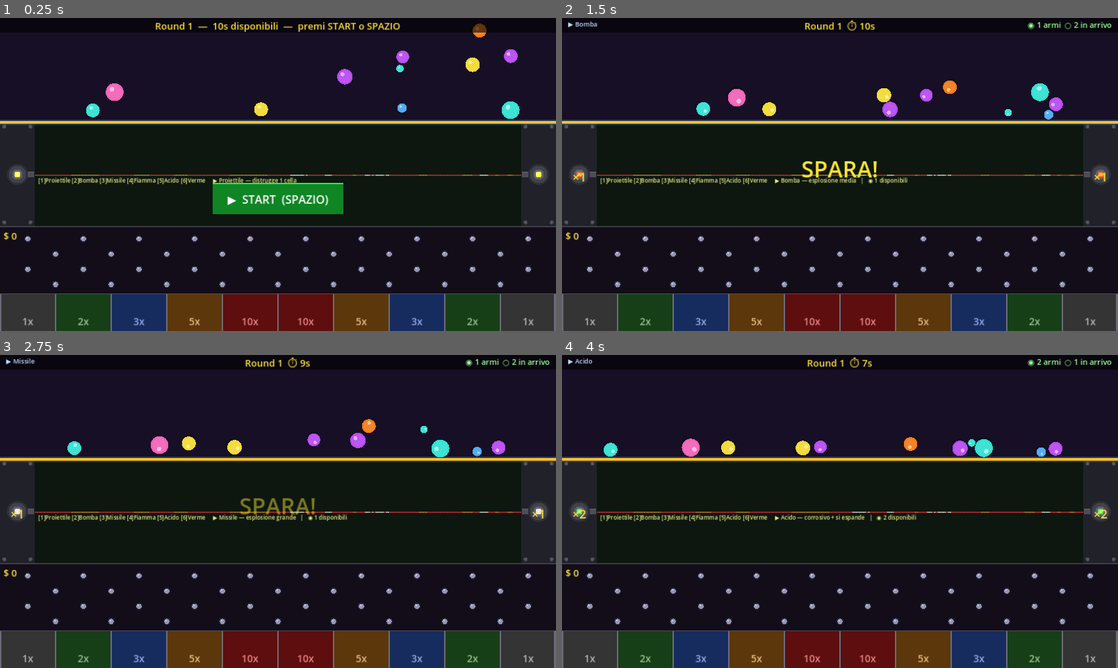
Above: before the commit, frames 1-4 (two rows, left to right).
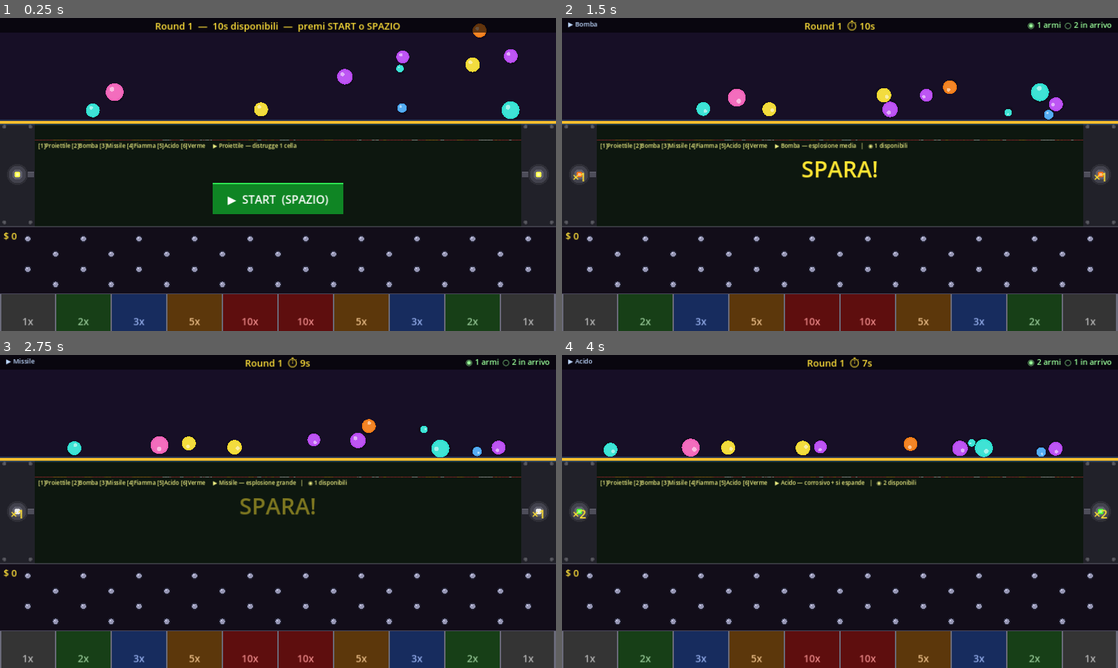
Above: after the commit, the same moments.

Repository: tanapox/TravelCalculator
Game: Godot game, scene res://scenes/Main.tscn
The game is run twice, just before and just after one commit, with the same random seed, the same clock (stepped at 60 frames per second) and the same inputs.
Inputs (mouse positions are in pixels of both pictures, inside the frame that each line leads up to):
- Up to frame 1 (0.25 s): no input
- Up to frame 2 (1.5 s): tap Enter at 0.5 s; move the mouse to (962, 158) at 0.52 s; tap 1 at 0.6 s; click (962, 158) at 0.67 s; tap Space at 0.77 s; move the mouse to (728, 190) at 1.27 s; tap 2 at 1.35 s; click (728, 190) at 1.42 s
- Up to frame 3 (2.75 s): tap Space at 1.52 s; move the mouse to (333, 442) at 2.02 s; tap 3 at 2.1 s; click (333, 442) at 2.17 s
- Up to frame 4 (4 s): move the mouse to (812, 574) at 2.77 s; tap 4 at 2.85 s; click (812, 574) at 2.92 s; tap Space at 3.02, 3.77 s; move the mouse to (1006, 558) at 3.52 s; tap 5 at 3.6 s; click (1006, 558) at 3.67 s

The runs differ from the first frame. In frame 1, 1.7% of the frame differs, in the area x 6-94%, y 38-54%; in frame 2, 1.8%; in frame 3, 1.9%; in frame 4, 1.8%.

Commit message:
Support up to 100 terrain rows
- CELL: 4 → 2px so 100 rows fit in 200px (within 240px area)
- TERRAIN_Y: 120 → 40 (240 - 100*2 = 40px top margin)
- COLS auto-updates to 560 (from 280)
- levels.cfg: rows = 100, terrain_rows l1=1..l100=100

Co-Authored-By: Claude Sonnet 4.6 <noreply@anthropic.com>
Claude-Session: https://claude.ai/code/session_01QzGJouKABdY15psrR5EvZo

Diff:
--- a/data/levels.cfg
+++ b/data/levels.cfg
@@ -4,14 +4,14 @@
 [terrain]
 
 ; Numero massimo assoluto di righe (dimensione dell'array).
-; Con CELL=4px e TERRAIN_Y=120: max fisico = (240-120)/4 = 30 righe.
-rows = 30
+; Con CELL=2px e TERRAIN_Y=40: max fisico = (240-40)/2 = 100 righe.
+rows = 100
 
 [terrain_rows]
 
-; Righe di terreno distruttibile disponibili per ogni livello.
-; Livelli 1-30: crescono di 1 per livello. Livelli 31-100: capped a 30.
-; ── Livelli 1-10 ──────────────────────────────────────────────────────────────
+; Righe di terreno distruttibile disponibili per ogni round.
+; L'indice del round viene usato come chiave: round 1 → l1, round 50 → l50, ecc.
+; ── Round 1-10 ────────────────────────────────────────────────────────────────
 l1   = 1
 l2   = 2
 l3   = 3
@@ -22,7 +22,7 @@
 l8   = 8
 l9   = 9
 l10  = 10
-; ── Livelli 11-20 ─────────────────────────────────────────────────────────────
+; ── Round 11-20 ───────────────────────────────────────────────────────────────
 l11  = 11
 l12  = 12
 l13  = 13
@@ -33,7 +33,7 @@
 l18  = 18
 l19  = 19
 l20  = 20
-; ── Livelli 21-30 ─────────────────────────────────────────────────────────────
+; ── Round 21-30 ───────────────────────────────────────────────────────────────
 l21  = 21
 l22  = 22
 l23  = 23
@@ -44,77 +44,83 @@
 l28  = 28
 l29  = 29
 l30  = 30
-; ── Livelli 31-100: cap a 30 ──────────────────────────────────────────────────
-l31  = 30
-l32  = 30
-l33  = 30
-l34  = 30
-l35  = 30
-l36  = 30
-l37  = 30
-l38  = 30
-l39  = 30
-l40  = 30
-l41  = 30
-l42  = 30
-l43  = 30
-l44  = 30
-l45  = 30
-l46  = 30
-l47  = 30
-l48  = 30
-l49  = 30
-l50  = 30
-l51  = 30
-l52  = 30
-l53  = 30
-l54  = 30
-l55  = 30
-l56  = 30
-l57  = 30
-l58  = 30
-l59  = 30
-l60  = 30
-l61  = 30
-l62  = 30
-l63  = 30
-l64  = 30
-l65  = 30
-l66  = 30
-l67  = 30
-l68  = 30
-l69  = 30
-l70  = 30
-l71  = 30
-l72  = 30
-l73  = 30
-l74  = 30
-l75  = 30
-l76  = 30
-l77  = 30
-l78  = 30
-l79  = 30
-l80  = 30
-l81  = 30
-l82  = 30
-l83  = 30
-l84  = 30
-l85  = 30
-l86  = 30
-l87  = 30
-l88  = 30
-l89  = 30
-l90  = 30
-l91  = 30
-l92  = 30
-l93  = 30
-l94  = 30
-l95  = 30
-l96  = 30
-l97  = 30
-l98  = 30
-l99  = 30
-l100 = 30
+; ── Round 31-40 ───────────────────────────────────────────────────────────────
+l31  = 31
+l32  = 32
+l33  = 33
+l34  = 34
+l35  = 35
+l36  = 36
+l37  = 37
+l38  = 38
+l39  = 39
+l40  = 40
+; ── Round 41-50 ───────────────────────────────────────────────────────────────
+l41  = 41
+l42  = 42
+l43  = 43
+l44  = 44
+l45  = 45
+l46  = 46
+l47  = 47
+l48  = 48
+l49  = 49
+l50  = 50
+; ── Round 51-60 ───────────────────────────────────────────────────────────────
+l51  = 51
+l52  = 52
+l53  = 53
+l54  = 54
+l55  = 55
+l56  = 56
+l57  = 57
+l58  = 58
+l59  = 59
+l60  = 60
+; ── Round 61-70 ───────────────────────────────────────────────────────────────
+l61  = 61
+l62  = 62
+l63  = 63
+l64  = 64
+l65  = 65
+l66  = 66
+l67  = 67
+l68  = 68
+l69  = 69
+l70  = 70
+; ── Round 71-80 ───────────────────────────────────────────────────────────────
+l71  = 71
+l72  = 72
+l73  = 73
+l74  = 74
+l75  = 75
+l76  = 76
+l77  = 77
+l78  = 78
+l79  = 79
+l80  = 80
+; ── Round 81-90 ───────────────────────────────────────────────────────────────
+l81  = 81
+l82  = 82
+l83  = 83
+l84  = 84
+l85  = 85
+l86  = 86
+l87  = 87
+l88  = 88
+l89  = 89
+l90  = 90
+; ── Round 91-100 ──────────────────────────────────────────────────────────────
+l91  = 91
+l92  = 92
+l93  = 93
+l94  = 94
+l95  = 95
+l96  = 96
+l97  = 97
+l98  = 98
+l99  = 99
+l100 = 100
 
 [timer]
 
--- a/scripts/DestructibleArea.gd
+++ b/scripts/DestructibleArea.gd
@@ -3,13 +3,13 @@
 
 # ── Layout ────────────────────────────────────────────────────────────────────
 
-const CELL:       int = 4
+const CELL:       int = 2
 const LAUNCHER_W: int = 80
 const AREA_W:     int = 1280
 const AREA_H:     int = 240
 const GRID_X:     int = LAUNCHER_W                             # x dove inizia la griglia
-const COLS:       int = (AREA_W - LAUNCHER_W * 2) / CELL      # 280
-const TERRAIN_Y:  int = AREA_H / 2                            # y da cui parte il terreno (120)
+const COLS:       int = (AREA_W - LAUNCHER_W * 2) / CELL      # 560
+const TERRAIN_Y:  int = 40                                     # y da cui parte il terreno (240-100*2=40)
 var   ROWS:       int = 20   # letto da GameState.terrain_rows in _ready()
 
 const LEFT_LAUNCHER:  Vector2 = Vector2(40.0,  120.0)
